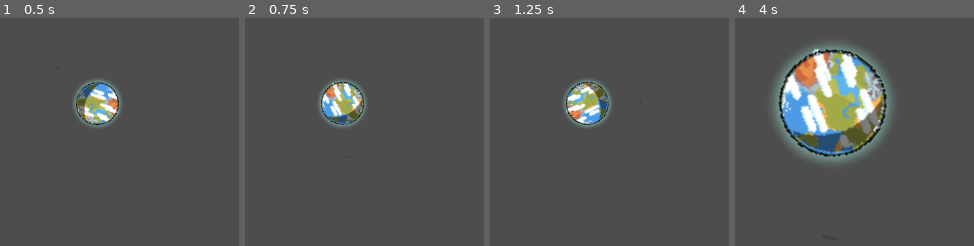
Above: before the commit, frames 1-4 (left to right).
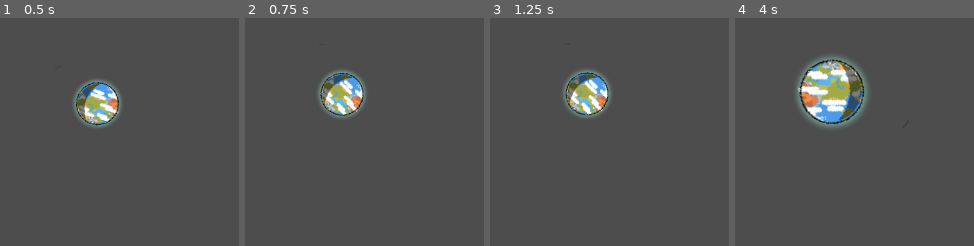
Above: after the commit, the same moments.

Repository: MacBeing3/Tooling-gg-Game-Jame-May-2024
Game: Godot game, scene res://levels/level_0.tscn
Same seed, same stepped clock (60 frames per second), same inputs: the game is played once before the commit and once after it.
Inputs:
- Up to frame 1 (0.5 s): no input
- Up to frame 2 (0.75 s): tap Enter (ui_accept) at 0.5 s; hold Enter (ui_accept) from 0.53 s (still down)
- Up to frame 3 (1.25 s): keep holding Enter (ui_accept)
- Up to frame 4 (4 s): release Enter (ui_accept) at 1.28 s; tap Up (Grow) at 1.35 s; tap Enter (ui_accept) at 1.52, 1.55, 1.82, 2.3, 2.85, 3.02, 3.32, 3.5, 3.77, 3.8 s; hold Down (Shrink) 2.03-2.78 s; hold Up (Grow) from 3.53 s (still down)

Frame 1 is identical in both runs. In frame 2, 3.7% of the frame differs, in the area x 30-51%, y 22-48%; in frame 3, 3.8%; in frame 4, 20%, in the area x 15-66%, y 11-64%.

Commit message:
Added Track to Pinball

Diff:
--- a/levels/level_0.tscn
+++ b/levels/level_0.tscn
@@ -123,6 +123,11 @@
 position = Vector2(665, 1513)
 player_marble = NodePath("../../Marble")
 
+[node name="PathFollow2D" parent="Section3/AnimatableBody2D/Path2D" index="0"]
+position = Vector2(-775.37, 98.9323)
+rotation = -2.82736
+progress = 754.057
+
 [node name="StaticBody2D" type="StaticBody2D" parent="Section3"]
 position = Vector2(620, 1506)
 
@@ -138,7 +143,7 @@
 shape = SubResource("RectangleShape2D_g1l5x")
 
 [node name="StaticBody2D3" type="StaticBody2D" parent="Section3"]
-position = Vector2(603, 1013)
+position = Vector2(599, 1001)
 
 [node name="CollisionShape2D" type="CollisionShape2D" parent="Section3/StaticBody2D3"]
 position = Vector2(10, 153.5)
@@ -151,3 +156,5 @@
 position = Vector2(-21, -291.75)
 scale = Vector2(3.71875, 4.85938)
 polygon = PackedVector2Array(-10, 10, -5, 0, 0, -5, 7, -8, 10, -8, 10, -10, -10, -10)
+
+[editable path="Section3/AnimatableBody2D"]
--- a/scenes/Pinball.gd
+++ b/scenes/Pinball.gd
@@ -1,30 +1,58 @@
 extends AnimatableBody2D
 
 @onready var travel_points_parent = get_node("TravelPoints")
+@onready var path_follow:= $Path2D/PathFollow2D
+
 
 @export var player_marble:RigidBody2D
-# Called when the node enters the scene tree for the first time.
+@export var detatch_launch_force: Vector2
+
+var fling_speed := 800
 func _ready():
 	$CollisionShape2D.rotation_degrees = 0
-
+	path_follow.progress_ratio = 0
 
 
 # Called every frame. 'delta' is the elapsed time since the previous frame.
 func _process(delta):
 	pass
 
+func _physics_process(delta):
+	var fling_accel = 100 * delta
+	if player_marble.is_attached == true:
+		fling_speed += fling_accel
+		path_follow.progress += fling_speed  * delta
+		print("pathfollow ration  " ,path_follow.progress_ratio)
+		if path_follow.progress_ratio >= 0.95:
+			_detatch_marble_from_path()
 
 func _input(event):
 	if event.is_action_pressed("ui_accept"):
-
+		_attach_marble_to_path()
 		$AnimationPlayer.play("fling")
 
-		for node in travel_points_parent.get_child_count():
-			print(node)
-			var pos1:Vector2 = travel_points_parent.get_child(node).global_position
-			var pos2:Vector2
-			if node + 1 < travel_points_parent.get_child_count():
-				pos2= travel_points_parent.get_child(node+1).global_position
 
-			else: pos2= travel_points_parent.get_child(node).global_position
-			player_marble.position = lerp(pos1,pos2,0.2)
+
+#		for node in travel_points_parent.get_child_count():
+#			print(node)
+#			var pos1:Vector2 = travel_points_parent.get_child(node).global_position
+#			var pos2:Vector2
+#			if node + 1 < travel_points_parent.get_child_count():
+#				pos2= travel_points_parent.get_child(node+1).global_position
+#
+#			else: pos2= travel_points_parent.get_child(node).global_position
+#			player_marble.position = lerp(pos1,pos2,0.2)
+
+
+func _attach_marble_to_path():
+
+	player_marble.is_attached = true
+
+	player_marble.node_attached_to = path_follow
+
+
+func _detatch_marble_from_path():
+	print("plz detach")
+	player_marble.is_attached = false
+	player_marble.apply_central_force(detatch_launch_force)
+	path_follow.progress_ratio = 0.0
--- a/scenes/Pinball.tscn
+++ b/scenes/Pinball.tscn
@@ -9,20 +9,35 @@
 [sub_resource type="CapsuleShape2D" id="CapsuleShape2D_jh6t3"]
 height = 114.0
 
+[sub_resource type="Animation" id="Animation_lejot"]
+length = 0.001
+tracks/0/type = "value"
+tracks/0/imported = false
+tracks/0/enabled = true
+tracks/0/path = NodePath("CollisionShape2D:rotation")
+tracks/0/interp = 1
+tracks/0/loop_wrap = true
+tracks/0/keys = {
+"times": PackedFloat32Array(0),
+"transitions": PackedFloat32Array(1),
+"update": 0,
+"values": [0.0]
+}
+
 [sub_resource type="Animation" id="Animation_iot1v"]
 resource_name = "fling"
 step = 0.05
 tracks/0/type = "value"
 tracks/0/imported = false
 tracks/0/enabled = true
-tracks/0/path = NodePath(".:rotation")
+tracks/0/path = NodePath("CollisionShape2D:rotation")
 tracks/0/interp = 1
 tracks/0/loop_wrap = true
 tracks/0/keys = {
 "times": PackedFloat32Array(0, 0.2, 0.3, 0.4, 0.6, 0.7, 0.8, 0.9),
 "transitions": PackedFloat32Array(1, 1, 1, 1, 1, 1, 1, 1),
 "update": 0,
-"values": [1.5708, 1.21395, 1.21395, 2.63952, 2.87245, 1.5708, 1.45997, 1.5708]
+"values": [0.0, -0.356047, -0.356047, 1.06814, 1.30202, 0.0, -0.109956, 0.0]
 }
 tracks/1/type = "method"
 tracks/1/imported = false
@@ -36,21 +51,6 @@
 "values": []
 }
 
-[sub_resource type="Animation" id="Animation_lejot"]
-length = 0.001
-tracks/0/type = "value"
-tracks/0/imported = false
-tracks/0/enabled = true
-tracks/0/path = NodePath(".:rotation")
-tracks/0/interp = 1
-tracks/0/loop_wrap = true
-tracks/0/keys = {
-"times": PackedFloat32Array(0),
-"transitions": PackedFloat32Array(1),
-"update": 0,
-"values": [1.5708]
-}
-
 [sub_resource type="AnimationLibrary" id="AnimationLibrary_d0ggb"]
 _data = {
 "RESET": SubResource("Animation_lejot"),
@@ -59,11 +59,11 @@
 
 [sub_resource type="Curve2D" id="Curve2D_n4r52"]
 _data = {
-"points": PackedVector2Array(0, 0, 0, 0, -25, 81, 0, 0, 0, 0, -179, 48, 0, 0, 0, 0, -80, -229, 0, 0, 0, 0, -119, 215)
+"points": PackedVector2Array(0, 0, 0, 0, -21.9996, 81.0001, 0, 0, 0, 0, -187, 80.0007, 0, 0, 0, 0, -769, 101.003, 0, 0, 0, 0, -809, 88.0029, 0, 0, 0, 0, -823, 47.003, 0, 0, 0, 0, -807.001, -250.997, 0, 0, 0, 0, -800.001, -319.997, 0, 0, 0, 0, -776.001, -412.997, 0, 0, 0, 0, -719.002, -464.997)
 }
-point_count = 4
+point_count = 9
 
-[node name="AnimatableBody2D" type="AnimatableBody2D"]
+[node name="Pinball" type="AnimatableBody2D"]
 position = Vector2(217, 172)
 rotation = 1.5708
 physics_material_override = SubResource("PhysicsMaterial_i3lyx")
@@ -81,16 +81,6 @@
 [node name="Path2D" type="Path2D" parent="."]
 curve = SubResource("Curve2D_n4r52")
 
-[node name="TravelPoints" type="Node2D" parent="."]
-
-[node name="Node2D" type="Node2D" parent="TravelPoints"]
-position = Vector2(-25, 81)
-
-[node name="Node2D2" type="Node2D" parent="TravelPoints"]
-position = Vector2(-180, 46)
-
-[node name="Node2D3" type="Node2D" parent="TravelPoints"]
-position = Vector2(-77, -229)
-
-[node name="Node2D4" type="Node2D" parent="TravelPoints"]
-position = Vector2(-120, 215)
+[node name="PathFollow2D" type="PathFollow2D" parent="Path2D"]
+position = Vector2(-21.9996, 81.0001)
+rotation = -3.13554
--- a/scripts/marble_movement.gd
+++ b/scripts/marble_movement.gd
@@ -5,13 +5,19 @@
 @onready var sprite_2d = $Sprite2D
 
 @export var extra_h_speed:int
-#● void apply_central_force(force: Vector2)
-#Applies a directional force without affecting rotation. A force is time dependent and meant to be applied every physics update.
-#This is equivalent to using apply_force() at the body's center of mass.
+
 
 enum size {small, normal, big}
 
+
+var is_attached:bool=false
+var node_attached_to:Node2D
 var current_size: int = 1
+
+func _process(delta):
+	if is_attached:
+		freeze
+		global_position = node_attached_to.global_position
 
 func _physics_process(delta):
 
@@ -30,14 +36,15 @@
 
 		size.big:
 			collision_shape_2d.set_scale(Vector2(1.25,1.25))
-			sprite_2d.set_scale(Vector2(1.25,1.25))
+			sprite_2d.set_scale(Vector2(1.5,1.5))
+
+
+#	if is_attached:
+#		freeze
+#		global_position = node_attached_to.global_position
 
 
 
-
-
-	if current_size == size.big:
-		set_scale(Vector2(2,2))
 
 func _input(event):
 
